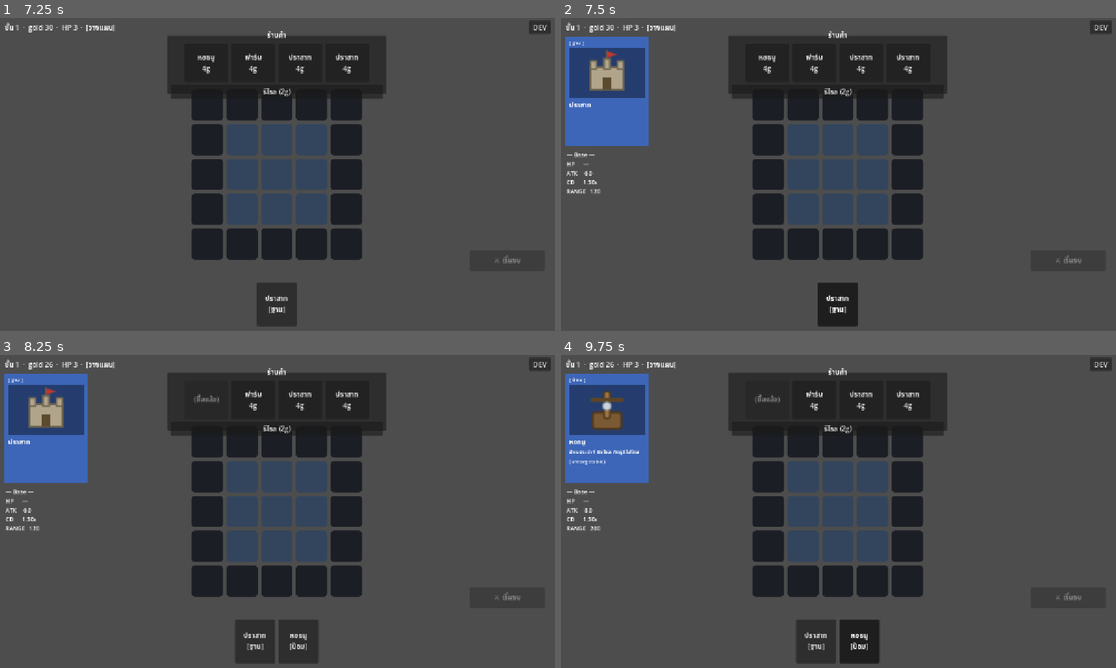
Above: before the commit, frames 1-4 (two rows, left to right).
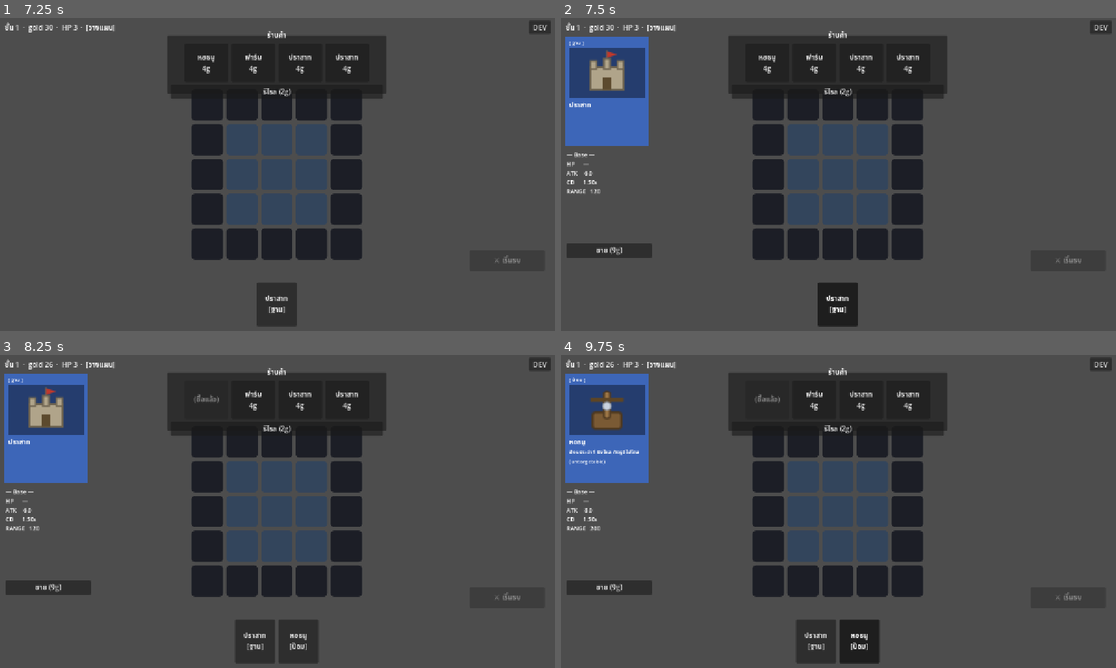
Above: after the commit, the same moments.

Repository: lnwextra2/9-Kings-at-home
Game: Godot game, scene res://scenes/main.tscn
Two runs of this game, one before a commit and one after it. Both use one fixed random seed, a clock stepped at 60 frames per second and the inputs below.
Inputs (mouse positions are in pixels of both pictures, inside the frame that each line leads up to):
- Up to frame 1 (7.25 s): click (244, 140) at 0.52 s; click (277, 140) at 1.27 s; click (310, 140) at 2.02 s; click (244, 174) at 2.77 s; click (277, 174) at 3.52 s; click (310, 174) at 4.27 s; click (244, 208) at 5.02 s; click (277, 208) at 5.77 s; click (310, 208) at 6.52 s
- Up to frame 2 (7.5 s): click "ปราสาท [ฐาน]" at 7.25 s
- Up to frame 3 (8.25 s): click "หอธนู 4g" at 8 s
- Up to frame 4 (9.75 s): click "ปราสาท [ฐาน]" at 8.75 s; click "หอธนู [ป้อม]" at 9.5 s

Frame 1 is identical in both runs. In frame 2, 0.7% of the frame differs, in the area x 1-17%, y 72-77%; in frame 3, 0.7%; in frame 4, 0.7%.

Commit message:
M3: sell card for gold
- RunConfig.sell_value (9) -> GameState.sell_value; GameSim sell_card action
  (remove from hand, +gold, +gold_earned)
- card_panel shows a "sell (Ng)" button when inspecting a HAND card (hidden for
  board cards); main wires it to sell the selected hand card
- verified: sell gives +9 gold, hand shrinks

Co-Authored-By: Claude Opus 4.8 <noreply@anthropic.com>

Diff:
--- a/new-game-project/core/game_sim.gd
+++ b/new-game-project/core/game_sim.gd
@@ -10,6 +10,8 @@
             return _place_card(state, action.hand_index, action.slot)
         &"use_card":
             return _use_card(state, action.hand_index, action.slot)
+        &"sell_card":
+            return _sell_card(state, action.hand_index)
         &"end_turn":
             return _start_combat(state)
         &"buy":
@@ -49,6 +51,15 @@
         var y: float = float(state.rng.randi_range(int(cfg.enemy_y_margin), int(cfg.height - cfg.enemy_y_margin)))
         var x: float = cfg.enemy_x + float(state.rng.randi_range(-20, 40))
         state.units.append(Unit.from_data_scaled(1, WaveGen.ENEMY_ID, x, y, scale))
+
+
+static func _sell_card(state: GameState, hand_index: int) -> bool:
+    if hand_index < 0 or hand_index >= state.hand.size():
+        return false
+    state.hand.remove_at(hand_index)
+    state.gold += state.sell_value
+    state.gold_earned += state.sell_value
+    return true
 
 
 static func _use_card(state: GameState, hand_index: int, slot: int) -> bool:
--- a/new-game-project/core/game_state.gd
+++ b/new-game-project/core/game_state.gd
@@ -8,6 +8,7 @@
 var gold_earned: int = 0               # ทองสะสมทั้ง run (สำหรับหน้าสรุป)
 var base_hp: int = 3                   # ชีวิตบ้าน
 var kills: int = 0                     # ศัตรูที่ฆ่าทั้ง run (สำหรับหน้าสรุป)
+var sell_value: int = 9                # ขายการ์ดในมือได้กี่ gold
 
 var cols: int = 5
 var rows: int = 5
@@ -39,6 +40,7 @@
 	s.gold = cfg.start_gold
 	s.gold_earned = cfg.start_gold
 	s.base_hp = cfg.base_hp
+	s.sell_value = cfg.sell_value
 	s.board.resize(s.cols * s.rows)
 
 	var mx: int = int((s.cols - cfg.unlocked_cols) / 2.0)   # margin ซ้าย/บนของบล็อกกลาง
--- a/new-game-project/data_types/run_config.gd
+++ b/new-game-project/data_types/run_config.gd
@@ -11,3 +11,4 @@
 @export_group("Run Start")
 @export var start_gold: int = 30
 @export var base_hp: int = 3         # ชีวิตบ้าน — แพ้เวฟ −1, Boss −3, 0 = จบ Run
+@export var sell_value: int = 9      # ขายการ์ดในมือได้กี่ gold
--- a/new-game-project/scenes/main.gd
+++ b/new-game-project/scenes/main.gd
@@ -33,6 +33,7 @@
     _continue.pressed.connect(_on_gameover_continue)
     _panel = CARD_PANEL.instantiate()
     _planning.add_child(_panel)
+    _panel.connect("sell_pressed", _on_sell)
     _panel.clear()
     _shop = SHOP_VIEW.instantiate()
     _planning.add_child(_shop)
@@ -121,6 +122,16 @@
         _panel.clear()
 
 
+func _on_sell() -> void:
+    if _sel_hand < 0:
+        return
+    if GameSim.step(Game.state, {"type": &"sell_card", "hand_index": _sel_hand}):
+        _sel_hand = -1
+        _hand.set_selected(-1)
+        _panel.clear()
+        _refresh_planning()
+
+
 # --- shop ---
 func _on_buy(index: int) -> void:
     if GameSim.step(Game.state, {"type": &"buy", "shop_index": index}):
--- a/new-game-project/scenes/planning/card_panel.gd
+++ b/new-game-project/scenes/planning/card_panel.gd
@@ -7,9 +7,12 @@
 @onready var _badge: Label = $Card/Badge
 @onready var _name: Label = $Card/NameLabel
 @onready var _desc: Label = $Card/Desc
+signal sell_pressed
+
 @onready var _stats: Label = $Stats
 
 var _portrait: TextureRect
+var _sell: Button
 
 
 func _ready() -> void:
@@ -21,6 +24,15 @@
     _portrait.expand_mode = TextureRect.EXPAND_IGNORE_SIZE
     _portrait.mouse_filter = Control.MOUSE_FILTER_IGNORE
     _img.get_parent().add_child(_portrait)
+    _sell = Button.new()
+    _sell.text = "ขาย"
+    _sell.position = Vector2(2, 474)
+    _sell.custom_minimum_size = Vector2(196, 28)
+    _sell.size = Vector2(196, 28)
+    _sell.focus_mode = Control.FOCUS_NONE
+    _sell.visible = false
+    _sell.pressed.connect(func(): sell_pressed.emit())
+    add_child(_sell)
 
 
 func clear() -> void:
@@ -34,6 +46,8 @@
         return
     _fill_card(d, -1, d.abilities)
     _stats.text = _stat_lines_base(d)
+    _sell.text = "ขาย (%dg)" % Game.state.sell_value
+    _sell.visible = true
     visible = true
 
 
@@ -44,6 +58,7 @@
         return
     _fill_card(d, int(card.level), card.abilities)
     _stats.text = _stat_lines_current(card, d)
+    _sell.visible = false
     visible = true
 
 
